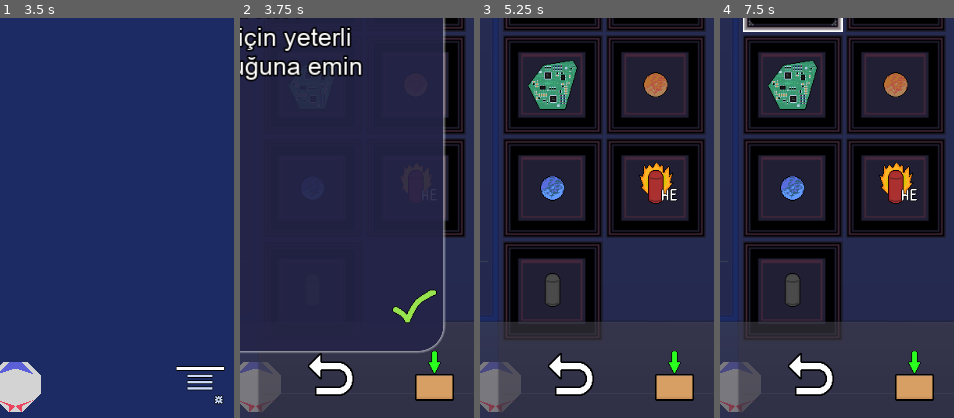
Above: before the commit, frames 1-4 (left to right).
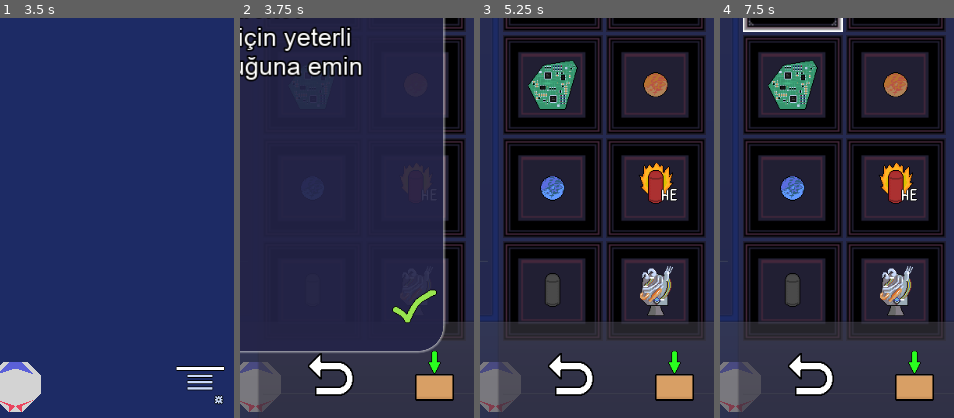
Above: after the commit, the same moments.

Repository: UmutSanci01/Goktasi-2
Game: Godot game, scene res://Main/Main.tscn
Two runs of this game, one before a commit and one after it. Both use one fixed random seed, a clock stepped at 60 frames per second and the inputs below. The engine's default icon, where the game draws it, is replaced by a stand-in: a white triangle on a blue panel in a dark square.
Inputs (mouse positions are % of the whole screen's width and height, from its top left):
- Up to frame 1 (3.5 s): click (50, 50) at 0.5 s; click (84, 84) at 1.25 s; click "Menu" at 2 s; click (50, 50) at 2.75 s
- Up to frame 2 (3.75 s): click "Menu" at 3.5 s
- Up to frame 3 (5.25 s): click (88, 93) at 4.25 s; click (84, 84) at 5 s
- Up to frame 4 (7.5 s): click "9999" at 5.75 s; click "9999" at 6.5 s; click "9999" at 7.25 s
The pictures show only the part of the screen within x 47-97%, y 48-98%; the shares and areas given below are measured in that part.

Frame 1 is identical in both runs. In frame 2, 2.0% of the frame differs, in the area x 86-97%, y 55-81%; in frame 3, 9.5%, in the area x 53-97%, y 55-81%; in frame 4, 9.5%.

Commit message:
Small fix

Diff:
--- a/GUI/Store/StoreGUI.gd
+++ b/GUI/Store/StoreGUI.gd
@@ -137,12 +137,16 @@
 func _on_Action_pressed():
 	if not item_data:
 		return
+	if item_amount_store <= 0:
+		return
 
 	if multiple_slider.visible:
 		if mode == ActionMode.Buy:
-			Store.buy(self.item_id, item_amount_store, PlayerInventory)
-			if PlayerInventory.check_item(Item.ID.DETECTOR_ORE):
-				GameState.has_player_detector = true
+			if Store.buy(self.item_id, item_amount_store, PlayerInventory):
+				if self.item_id == Item.ID.DETECTOR_ORE:
+					GameState.has_player_detector = true
+			# if PlayerInventory.check_item(Item.ID.DETECTOR_ORE):
+			# 	GameState.has_player_detector = true
 
 		elif mode == ActionMode.Sell:
 			self.item_amount_inv = Store.sell(self.item_id, item_amount_store, PlayerInventory)
--- a/Inventory/Inventory.gd
+++ b/Inventory/Inventory.gd
@@ -174,6 +174,8 @@
 	return used_amount
 
 func check_item(item, amount : int = 1):
+	if amount <= 0: return false
+
 	if not has_item(item):
 		return false
 
--- a/ItemDB/Item.gd
+++ b/ItemDB/Item.gd
@@ -17,7 +17,8 @@
 	FUEL_T2,
 	ORE_BLUE,
 	BULLET_HE,
-	BULLET_CH
+	BULLET_CH,
+	UPGRADE_ENGINE
 }
 
 enum Type {
@@ -26,7 +27,8 @@
 	BULLET,
 	TOOL,
 	COIN,
-	SUPPLIER
+	SUPPLIER,
+	UPGRADE
 }
 
 
--- a/ItemDB/ItemDB.tscn
+++ b/ItemDB/ItemDB.tscn
@@ -16,7 +16,8 @@
 [ext_resource path="res://ItemDB/Items/OreBlue.tres" type="Resource" id=14]
 [ext_resource path="res://ItemDB/Items/BulletHE.tres" type="Resource" id=15]
 [ext_resource path="res://ItemDB/Items/BulletCH.tres" type="Resource" id=16]
+[ext_resource path="res://ItemDB/Items/EngineUpgrade.tres" type="Resource" id=17]
 
 [node name="ItemDB" type="Node2D"]
 script = ExtResource( 1 )
-items_res = [ ExtResource( 2 ), ExtResource( 5 ), ExtResourc …(189 unchanged characters)…  ), ExtResource( 15 ), ExtResource( 16 ) ]
+items_res = [ ExtResource( 2 ), ExtResource( 5 ), ExtResourc …(189 unchanged characters)…  ), ExtResource( 15 ), ExtResource( 16 ), ExtResource( 17 ) ]
--- /dev/null
+++ b/ItemDB/Items/EngineUpgrade.tres
@@ -0,0 +1,20 @@
+[gd_resource type="Resource" load_steps=4 format=2]
+
+[ext_resource path="res://ItemDB/Item.gd" type="Script" id=1]
+[ext_resource path="res://Images/Engine_Upgrade.png" type="Texture" id=2]
+
+[sub_resource type="AtlasTexture" id=1]
+flags = 4
+atlas = ExtResource( 2 )
+region = Rect2( 0, 0, 64, 64 )
+
+[resource]
+script = ExtResource( 1 )
+id = 15
+type = 6
+name = "KEY_ENGINE_UPGRADE"
+info = "kEY_ENGINE_UPGRADE_INFO"
+texture = SubResource( 1 )
+value = 5000
+visible = true
+can_sale = true
--- a/Localization/Localization.csv
+++ b/Localization/Localization.csv
@@ -28,7 +28,7 @@
 KEY_SUPPLIER_INACTIVE,"Supplier Inactive","Üretici Pasif"
 KEY_INSUFFICIENT_MATERIALS,"Insufficient Materials","Yeteri kadar malzeme yok."
 KEY_MATERIALS_DEPLETED,"Materials Depleted","Hammadde Tükendi"
-KEY_NO_MONEY,"No Money","Para Bitti"
+KEY_NO_MONEY,"Not Enough Money","Para Yetersiz."
 KEY_INSUFFICIENT_ITEMS,"Insufficient Items","Yeteri Kadar Eşya Yok"
 KEY_CAN_HAVE,"Can Have","Sahip Olabilirsin"
 KEY_STORE_ACCESSIBLE,"Store Accessible","Markete Erişilebilir."
--- a/Store/Store.gd
+++ b/Store/Store.gd
@@ -48,9 +48,10 @@
 	if to_inv.check_item(id_coin, item_value * amount):
 		to_inv.del_item(id_coin, item_value * amount)
 		to_inv.add_item(item_id, amount)
-	else:
-			InfoPanel.add_label("KEY_NO_MONEY", "", Color.gold)
-	return to_inv.get_item_amount(item_id)
+		return to_inv.get_item_amount(item_id)
+	else: # disabled
+		InfoPanel.add_label("KEY_NO_MONEY", "", Color.gold)
+		return 0
 
 
 func sell(item_id : int, amount : int, from_inv : Inventory) -> int:
Not shown: 1 places in ItemDB/ItemDB.tscn that only renumber resources
